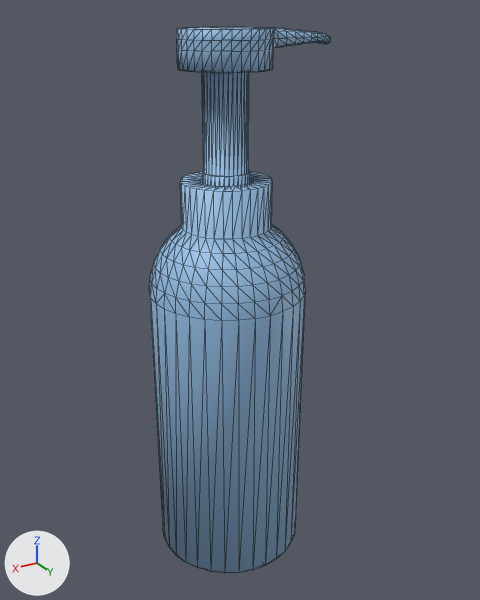
One commit to the glTF model public/xsnj.glb: the scene before it, then after it.
Before and after are seen from a camera (50 mm lens) standing at (3.95, 6.9, 6.17) and looking at (-0.22, -0.05, 2.69). The axes (+X, +Y, +Z) are drawn at lower left. The lights are the same throughout. Mesh edges are drawn as thin lines. Vertices at the same position are counted once.

The older version as bpy lines, for what is in view:
```python
me_柱体 = bpy.data.meshes.new('柱体')
me_柱体.from_pydata(...)  # 669 vertices, 1334 faces; spans x -1.39..1.0, y -1.0..1.0, z -0.9..6.03
me_柱体.materials.append(mat_材质)  # blue #97c1e7
ob_柱体 = bpy.data.objects.new('柱体', me_柱体)
ob_柱体.location = (0.0, 0.0, 0.0)
```
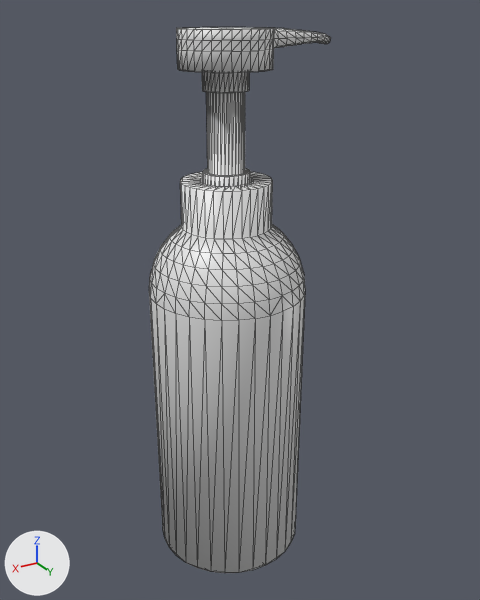
Edits to the scene script, one JSON object a line:
```json
{"op": "add", "block": "mat_material", "code": ["mat_material = principled_material('Material')", "mat_material.base_color = (0.8, 0.8, 0.8)  # white #e7e7e7", "mat_material.roughness = 0.4"]}
{"block": "me_柱体", "where": "# used by ob_柱体; location = (0.0, 0.0, 0.0)"}
{"op": "remove", "block": "me_柱体", "code": "me_柱体.from_pydata(...)  # 669 vertices, 1334 faces; spans x -1.39..1.0, y -1.0..1.0, z -0.9..6.03"}
{"op": "add", "block": "me_柱体", "code": "me_柱体.from_pydata(...)  # 765 vertices, 1522 faces; spans x -1.39..1.0, y -1.0..1.0, z -0.9..6.03"}
{"block": "me_柱体", "change": "me_柱体 part 1"}
{"block": "me_柱体", "change": "64 faces are deleted"}
{"block": "me_柱体", "change": "32 vertices are added at x -0.22..0.22, y -0.22..0.22, z 4.44"}
{"block": "me_柱体", "change": "32 new vertices lie (0.0, 0.0, -0.23) away from vertices in x -0.27..0.27, y -0.27..0.27, z 5.6"}
{"block": "me_柱体", "change": "32 new vertices lie (0.0, 0.0, 1.33) away from vertices in x -0.22..0.22, y -0.22..0.22, z 4.44"}
{"block": "me_柱体", "change": "252 new faces join them"}
{"block": "me_柱体", "change": "me_柱体 part 2: 1270 faces spanning x -1.39..1.0, y -1.0..1.0, z -0.9..6.03 switch from mat_材质 (blue #97c1e7) to mat_material (white #e7e7e7)"}
```

Location of each change, [x1, y1, x2, y2] in pixels of the pictures (480 x 600 px):
```json
{"part": 1, "of": "me_柱体", "change": "built on", "before": [202, 72, 249, 176], "after": [202, 72, 249, 176]}
{"part": 2, "of": "me_柱体", "change": "recoloured", "before": [149, 27, 331, 573], "after": [149, 27, 331, 573], "on screen": "blue to white"}
```
